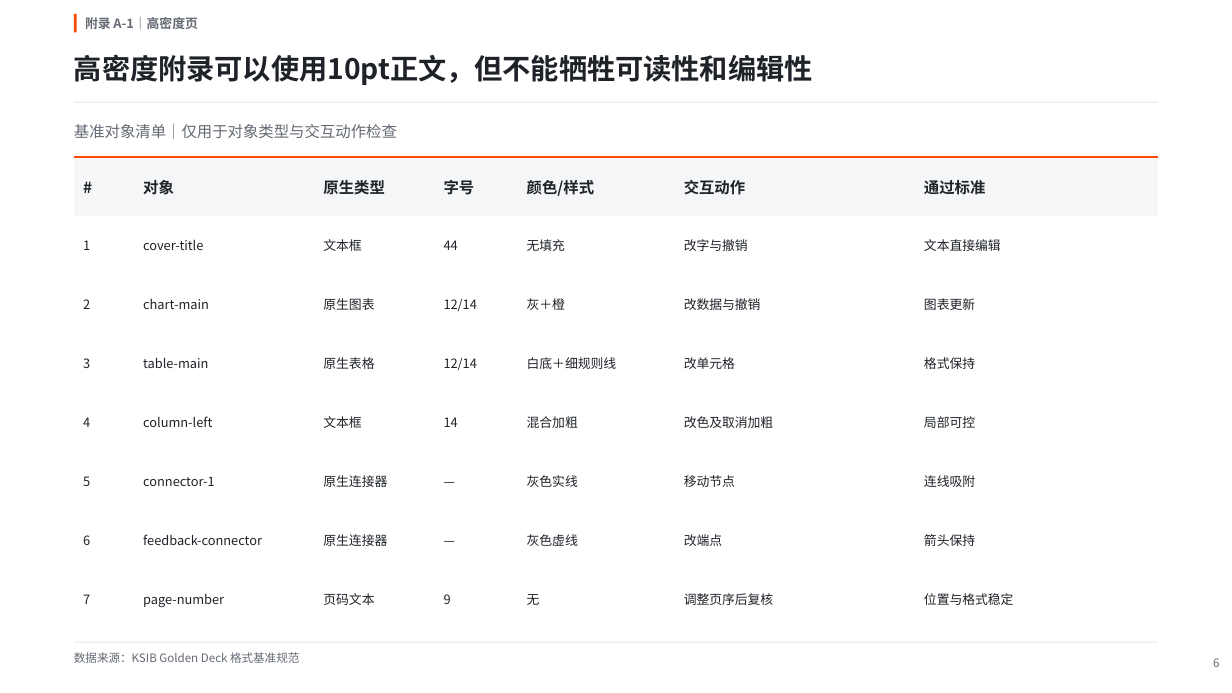
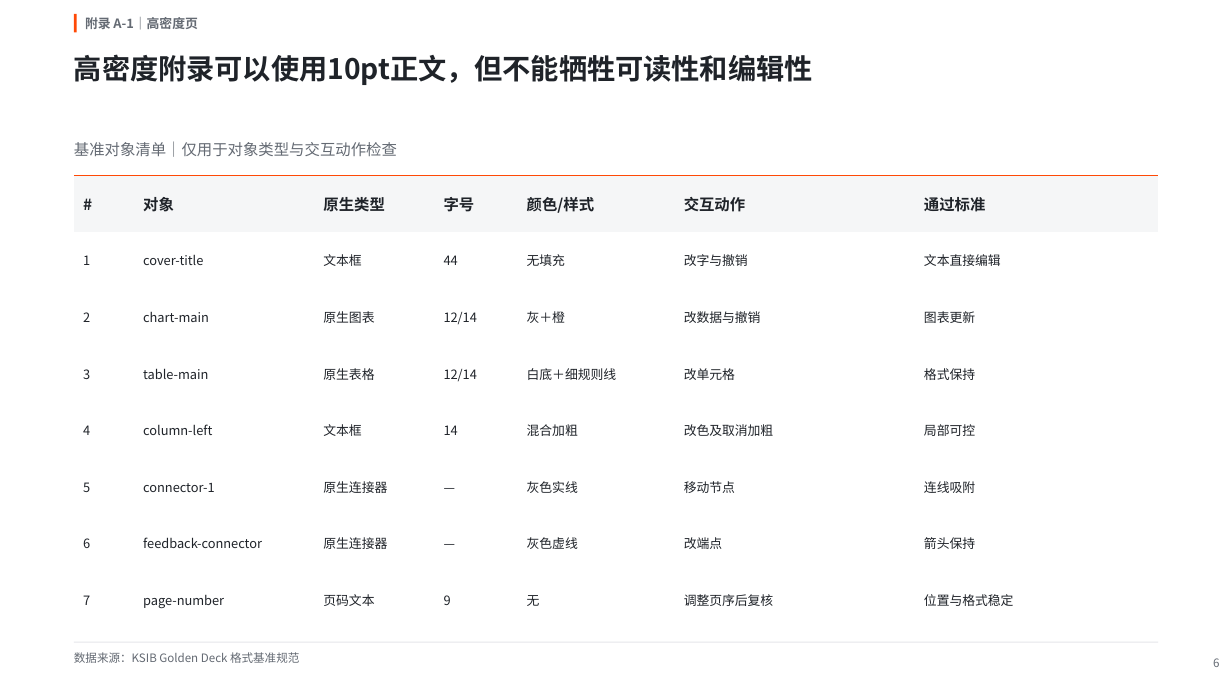
Before and after one commit to lin275768845/ksib-management-review-ppt-skill, a slide deck: slide 6 of skills/ksib-management-review-ppt/benchmarks/format-golden-deck/output/KSIB_MBB_FORMAT_GOLDEN_DECK_V1.roundtrip.pptx. Drawn at 1232x693 pixels with LibreOffice and Linux fonts; fonts in the diff are those of the drawing. Boxes give left, top, right and bottom in pixels: in the first picture for what was removed or moved away, otherwise in the second. Text is boxed around its words. In the diff, an @@ line names an element or a change of style, - is before the commit and + after.

```diff
--- a/skills/ksib-management-review-ppt/benchmarks/format-golden-deck/output/KSIB_MBB_FORMAT_GOLDEN_DECK_V1.roundtrip.pptx
+++ b/skills/ksib-management-review-ppt/benchmarks/format-golden-deck/output/KSIB_MBB_FORMAT_GOLDEN_DECK_V1.roundtrip.pptx
@@ rectangle removed at bbox=[74, 102, 1158, 103] @@
@@ text "基准对象清单｜仅用于对象类型与交互动作检查": place and size @@
-text "基准对象清单｜仅用于对象类型与交互动作检查" at bbox=[74, 123, 397, 139]
+text "基准对象清单｜仅用于对象类型与交互动作检查" at bbox=[74, 141, 397, 157]
@@ table: place and size @@
-table at bbox=[74, 157, 1158, 628]
+table at bbox=[74, 176, 1158, 628]
```
Also in this commit, not shown: 4 other slides changed, 58 other files.
